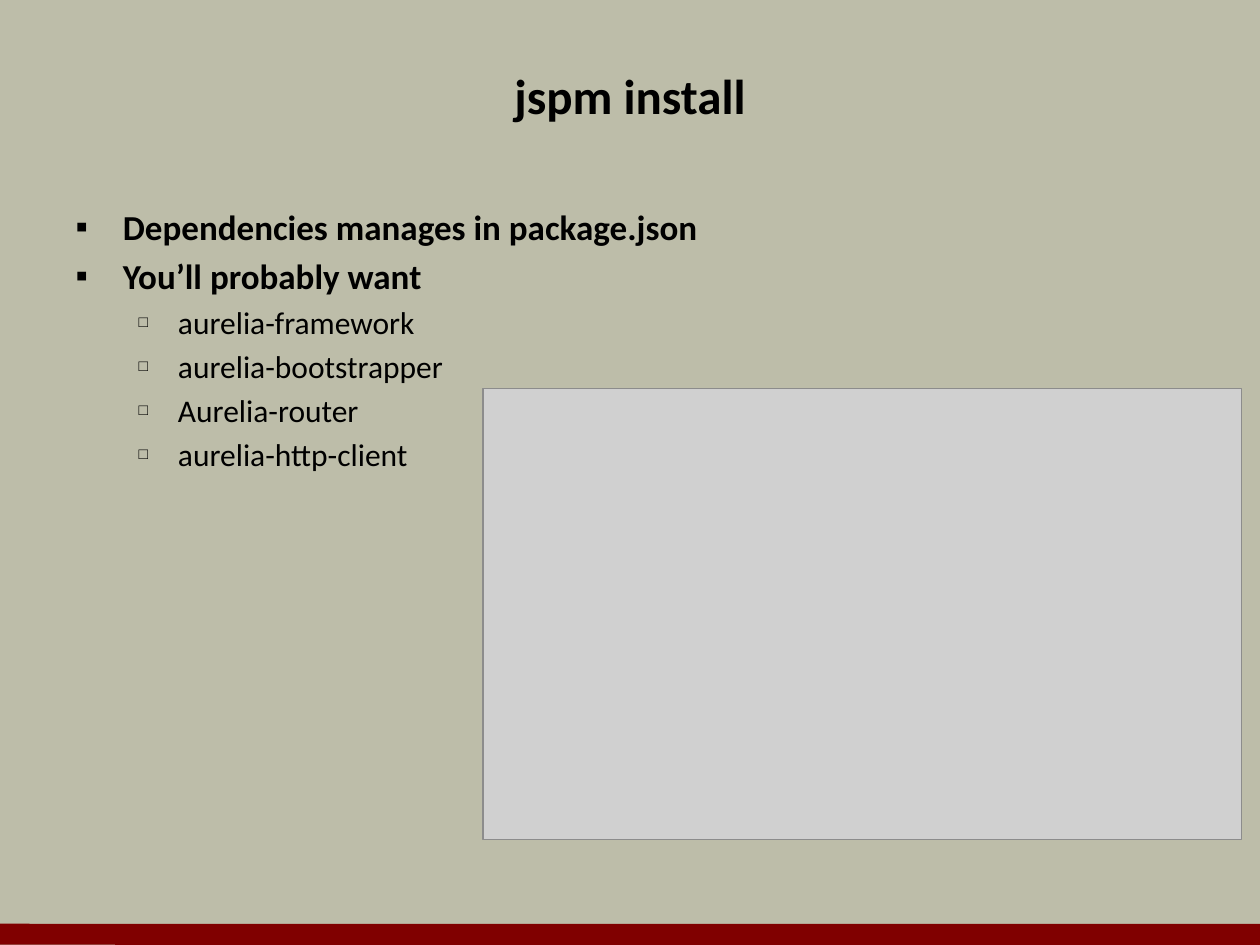
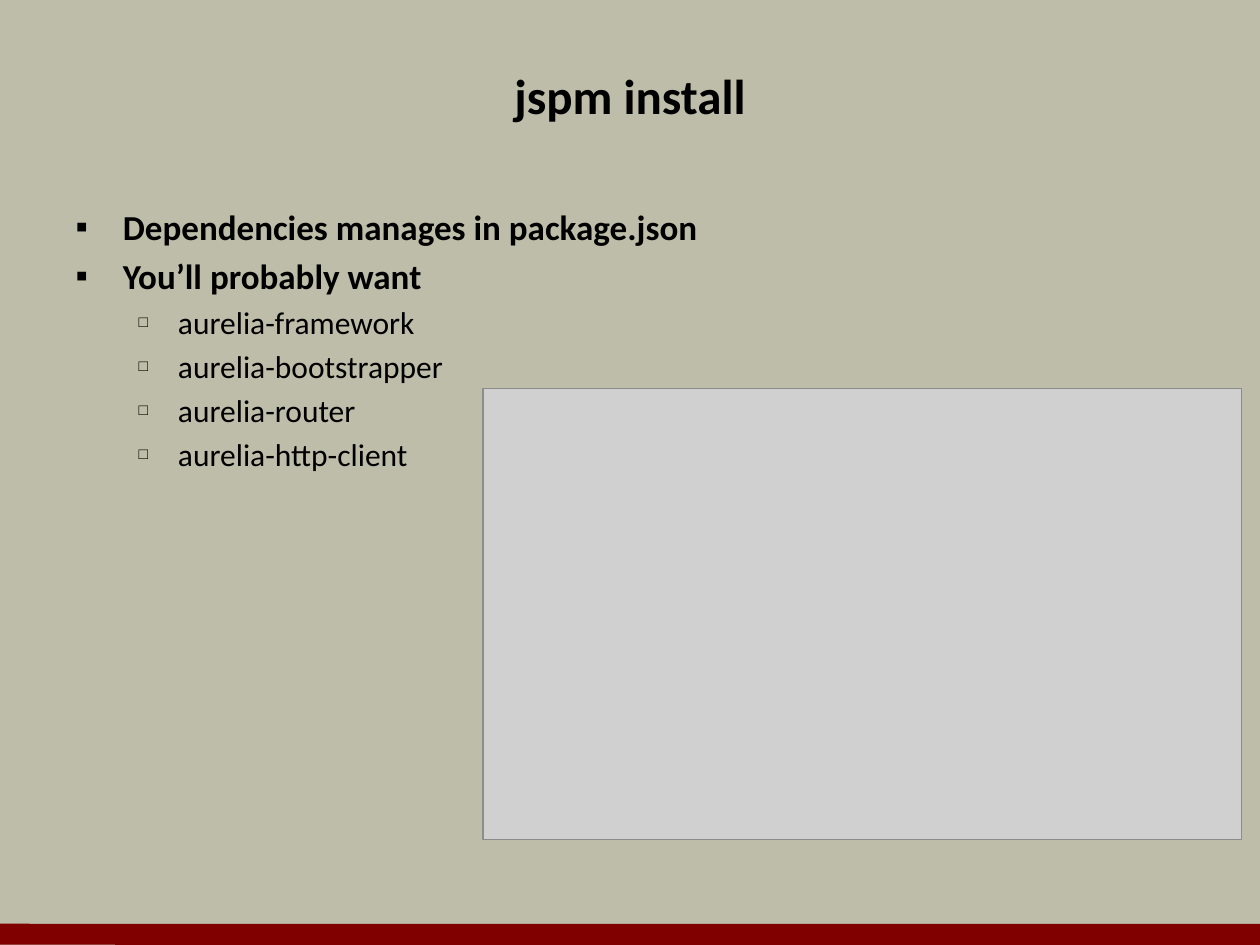
Before and after one commit to OdeToCode/classes, a slide deck: slide 12 of angularjs/slides/a1_aurelia.pptx (slide 10 before the commit). Drawn at 1260x945 pixels with LibreOffice and Linux fonts; fonts in the diff are those of the drawing; grey boxes stand for pictures; background and template pictures are left out. Boxes give left, top, right and bottom in pixels: in the first picture for what was removed or moved away, otherwise in the second. Text is boxed around its words. In the diff, an @@ line names an element or a change of style, - is before the commit and + after.

```diff
--- a/angularjs/slides/a1_aurelia.pptx
+++ b/angularjs/slides/a1_aurelia.pptx
@@ text at <box>178,400,355,422</box>: text changed @@
-  □ Aurelia-router
+  □ aurelia-router
```
Also in this commit, not shown: 1 other slide changed, 3 slides added, 1 other file.
